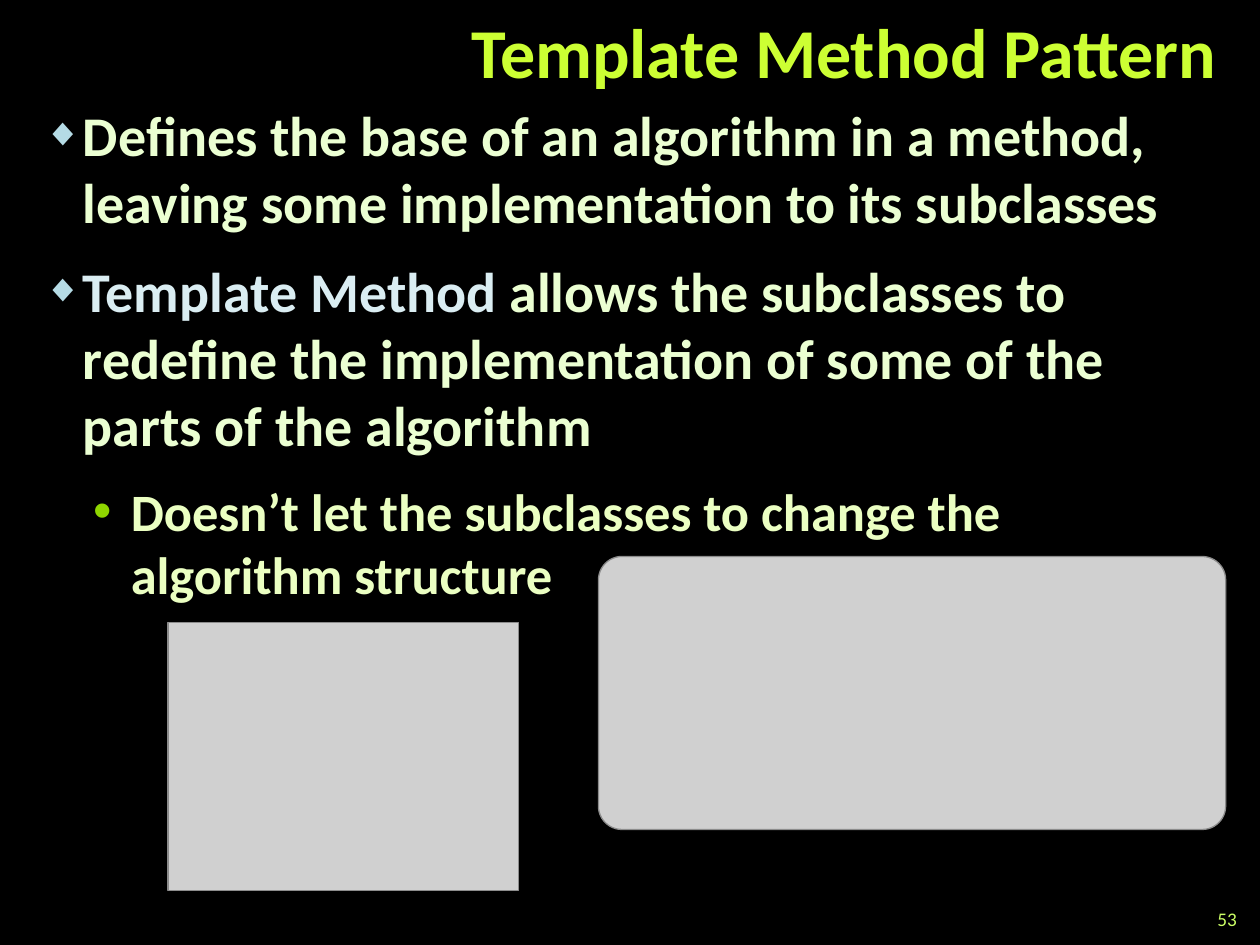
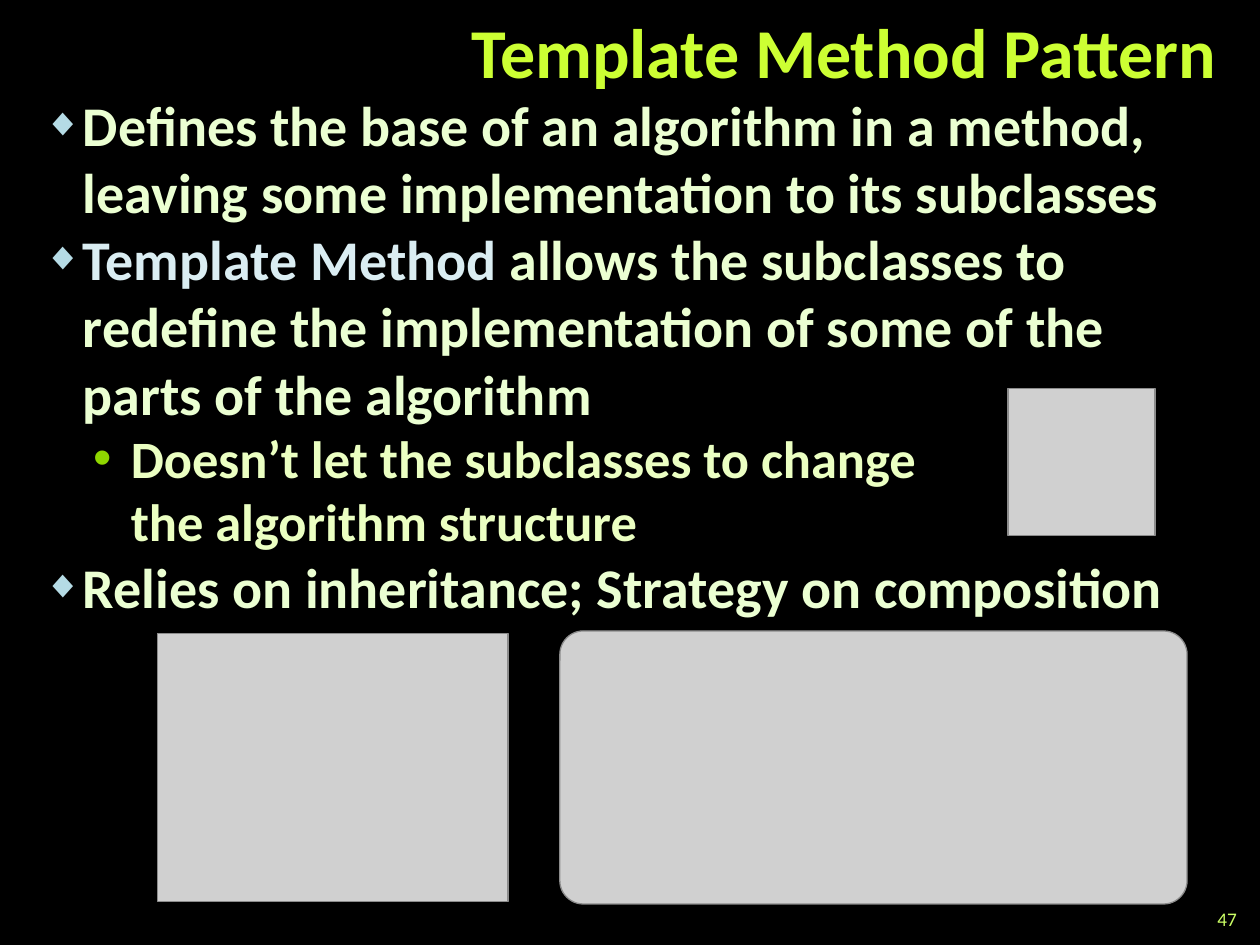
Before and after one commit to martin-nikolov/Telerik-Academy, a slide deck: slide 47 of Programming with C#/3. C# Object-Oriented Programming/07. Design Patterns/Design Patterns.pptx (slide 53 before the commit). Drawn at 1260x945 pixels with LibreOffice and Linux fonts; fonts in the diff are those of the drawing; grey boxes stand for pictures; background and template pictures are left out. Boxes give left, top, right and bottom in pixels: in the first picture for what was removed or moved away, otherwise in the second. Text is boxed around its words. In the diff, an @@ line names an element or a change of style, - is before the commit and + after.

Commit message:
C# OOP - Design Patterns Files - Update

```diff
--- a/Programming with C#/3. C# Object-Oriented Programming/07. Design Patterns/Design Patterns.pptx
+++ b/Programming with C#/3. C# Object-Oriented Programming/07. Design Patterns/Design Patterns.pptx
@@ text "Defines the base of an ...": place and size @@
-text "Defines the base of an ..." at <box>83,116,1158,603</box>
+text "Defines the base of an ..." at <box>83,106,1162,618</box>
@@ text at <box>83,106,1158,550</box>: less space between paragraphs @@
@@ picture added at <box>1008,388,1155,536</box> @@
@@ text at <box>83,568,1162,618</box>: paragraph added @@
+◆ Relies on inheritance; Strategy on composition
@@ picture: place and size @@
-picture at <box>168,622,518,890</box>
+picture at <box>158,634,508,901</box>
@@ picture: place and size @@
-picture at <box>598,557,1226,830</box>
+picture at <box>559,631,1187,905</box>
@@ page number at <box>1217,913,1236,926</box>: text changed @@
-53
+47
```
Also in this commit, not shown: 3 other slides changed, 6 slides removed, 2 other files.
